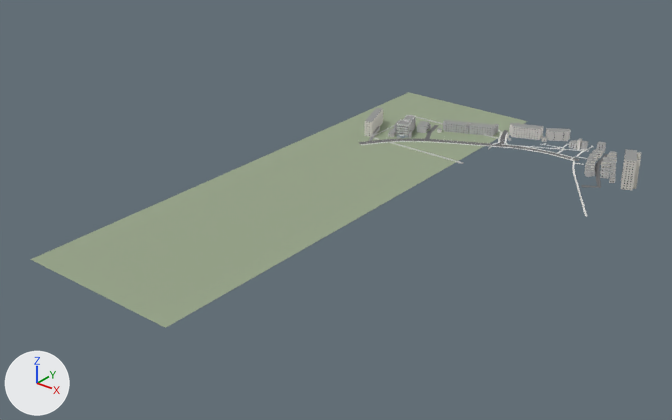
Two versions of the FBX model unity/KatsushikaCampusDays/Assets/Models/Campus/route.fbx, one commit apart.
Rendered twice from a 50 mm camera at (231.0, -823.0, 476.0) aimed at (-389.0, -48.0, -4.0). The lights are fixed; the arrows at lower left show +X, +Y and +Z. The first picture is the older version. Where no turn or scale is listed for an object, it has been applied to the vertices.

In view in the first picture: 'bld_route_background', 'route_ground' and 3 more.
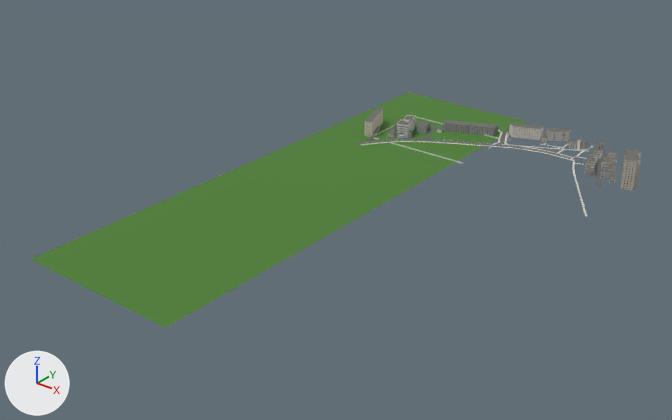
Location of each change, [x1, y1, x2, y2] in pixels of the pictures (672 x 420 px):
'route_ground', recoloured (dark grey to green): [31, 92, 607, 328] in both

The change, as a list of edits to the scene's bpy script:
```text
Change mat_grass_dark:
    mat_grass_dark.base_color: (0.31, 0.372, 0.25) -> (0.076, 0.212, 0.034)  # greyish green #97a489 -> green #4e7f34
```
